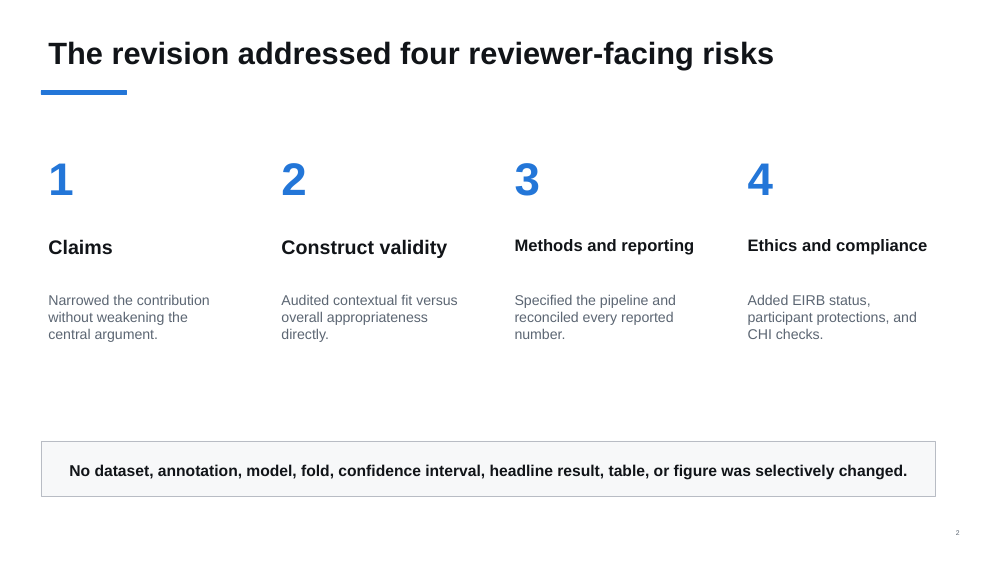
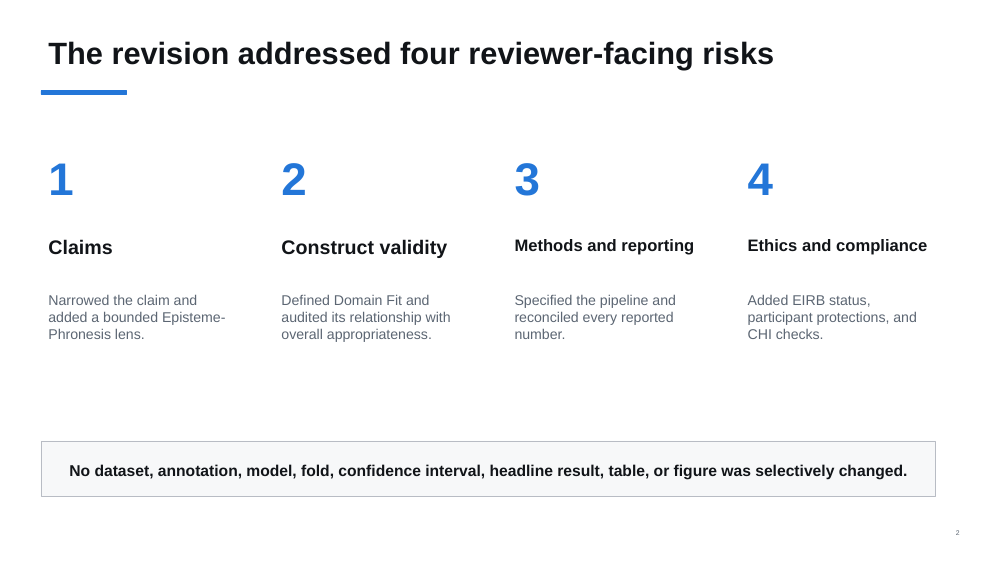
Before and after one commit to 92meharali/PERSONA-MH-CHI, a slide deck: slide 2 of presentations/PERSONA_Professor_Revision_Update.pptx. Drawn at 1008x567 pixels with LibreOffice and Linux fonts; fonts in the diff are those of the drawing. Boxes give left, top, right and bottom in pixels: in the first picture for what was removed or moved away, otherwise in the second. Text is boxed around its words. In the diff, an @@ line names an element or a change of style, - is before the commit and + after.

Commit message:
Strengthen context-aware theory and domain-fit framing

```diff
--- a/presentations/PERSONA_Professor_Revision_Update.pptx
+++ b/presentations/PERSONA_Professor_Revision_Update.pptx
@@ text at bbox=[48, 294, 225, 339]: text changed @@
-Narrowed the contribution without weakening the central argument.
+Narrowed the claim and added a bounded Episteme-Phronesis lens.
@@ text at bbox=[281, 294, 451, 342]: text changed @@
-Audited contextual fit versus overall appropriateness directly.
+Defined Domain Fit and audited its relationship with overall appropriateness.
```
Also in this commit, not shown: 3 other slides changed, 36 other files.
